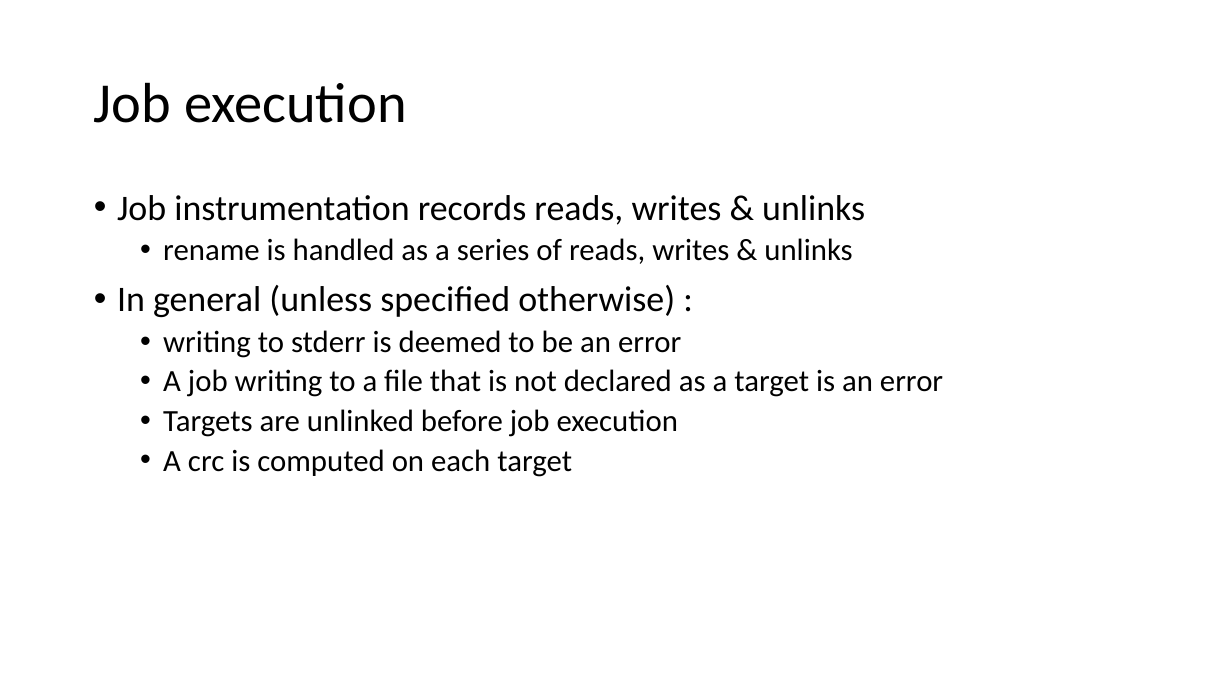
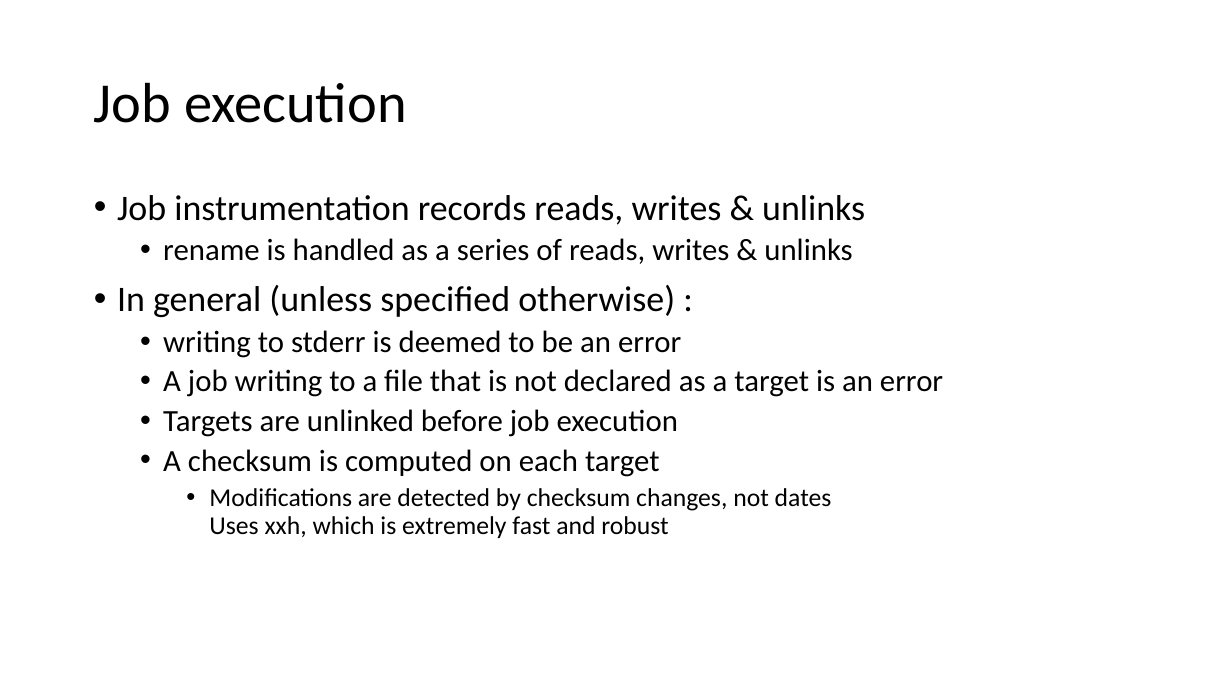
Before and after one commit to cesar-douady/open-lmake, a slide deck: slide 17 of doc/lmake_doc.pptx. Drawn at 1232x693 pixels with LibreOffice and Linux fonts; fonts in the diff are those of the drawing. Boxes give left, top, right and bottom in pixels: in the first picture for what was removed or moved away, otherwise in the second. Text is boxed around its words. In the diff, an @@ line names an element or a change of style, - is before the commit and + after.

```diff
--- a/doc/lmake_doc.pptx
+++ b/doc/lmake_doc.pptx
@@ text at (x1=163, y1=449, x2=832, y2=538): text changed; size 24 to 20 pt @@
-  • A crc is computed on each target
+  • A checksum is computed on each target
+    • Modifications are detected by checksum changes, not dates
+      Uses xxh, which is extremely fast and robust
```
Also in this commit, not shown: 16 other slides changed, 5 slides removed, 5 other files.
